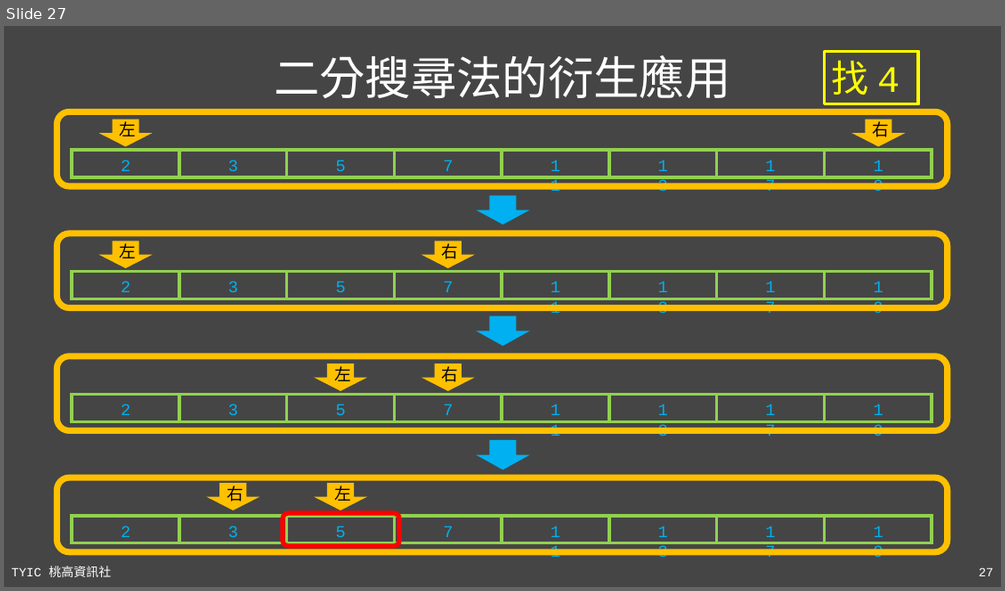
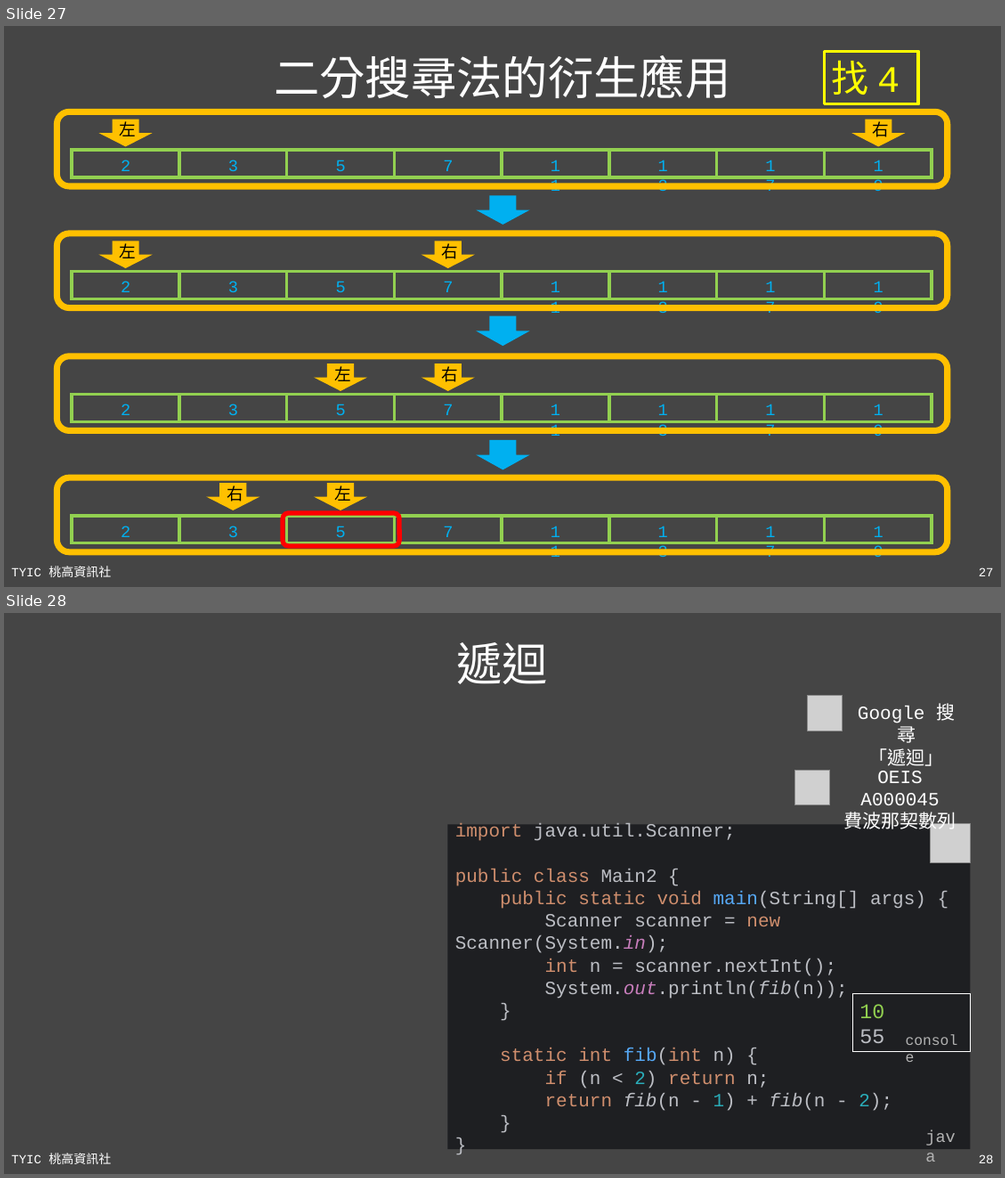
Before and after one commit to TYSHIC/slides, a slide deck: ppt/90_基礎資料結構與演算法.pptx. Shown one above the other, each under a label of ours: slide 27 before the commit, slides 27 and 28 after it. The pictures are 1005x591 and 1005x1178 pixels, drawn with LibreOffice and Linux fonts; fonts in the diff are those of the drawing; grey boxes stand for pictures. Boxes give left, top, right and bottom in pixels: in the first picture for what was removed or moved away, otherwise in the second. Text is boxed around its words. In the diff, an @@ line names an element or a change of style, - is before the commit and + after.

```diff
--- a/ppt/90_基礎資料結構與演算法.pptx
+++ b/ppt/90_基礎資料結構與演算法.pptx
@@ slide 28 added at [4,613,1001,1174], background #454545; not listed: 2 template elements that a slide beside it also shows @@
@@ title added at [457,642,549,684], 44 pt, text #FFFFFF @@
+遞迴
@@ picture added at [807,695,842,730] @@
@@ text added at [858,703,955,766], 18 pt, text #FFFFFF @@
+Google 搜尋
+「遞迴」
@@ picture added at [794,770,830,805] @@
@@ text added at [844,771,956,832], 18 pt, text #FFFFFF @@
+OEIS A000045
+費波那契數列
@@ rectangle added at [447,825,971,1149], fill #1E1F22, 18 pt, text #BCBEC4 @@
+import java.util.Scanner;
+public class Main2 {
+public static void main(String[] args) {
+Scanner scanner = new Scanner(System.in);
+int n = scanner.nextInt();
+System.out.println(fib(n));
+}
+static int fib(int n) {
+if (n < 2) return n;
+return fib(n - 1) + fib(n - 2);
+}
+}
@@ picture added at [930,824,971,863] @@
@@ rectangle added at [853,994,971,1051], fill #1E1F22, outline #FFFFFF 0.75 pt, 20 pt, text #92D050 @@
+10
+55
@@ text added at [898,1027,971,1052], 14 pt, text #B2B2B2 @@
+console
@@ text added at [919,1121,971,1149], 16 pt, text #B2B2B2 @@
+java
```
Also in this commit, not shown: 7 slides changed, 24 other files.
